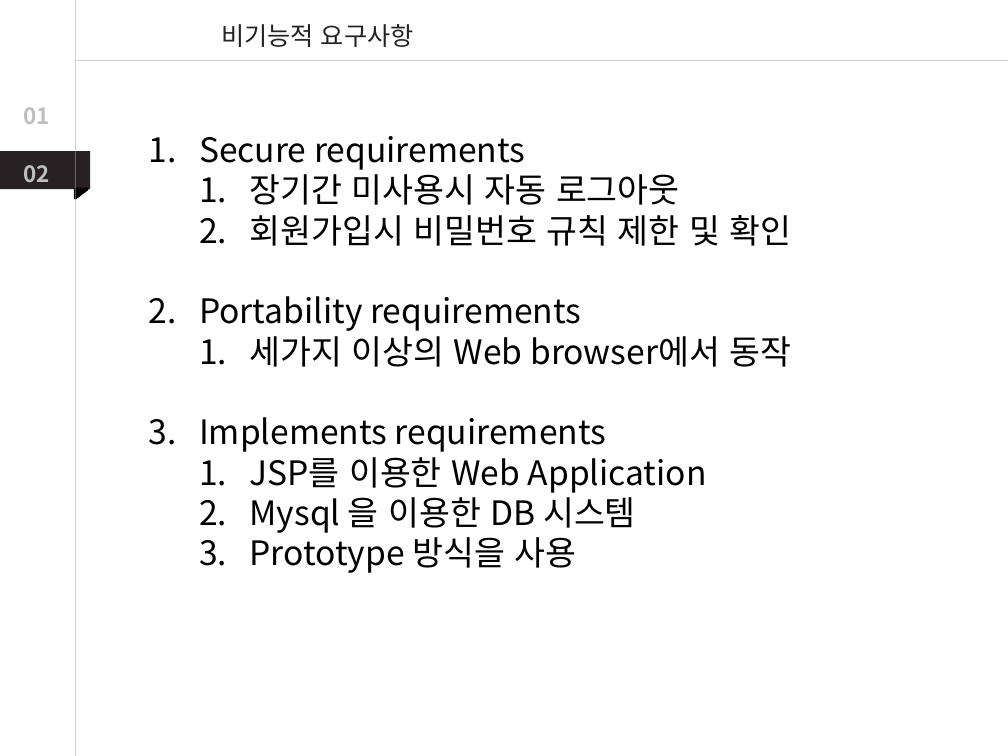
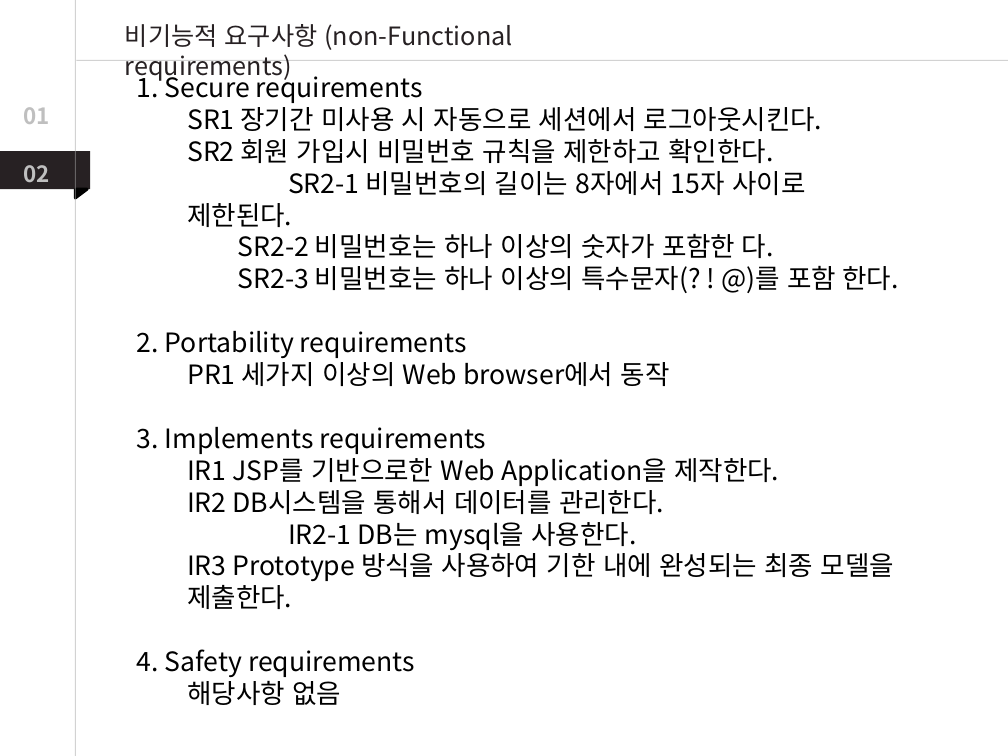
Before and after one commit to DaeunYoon/6team, a slide deck: slide 11 of 6조 발표자료.pptx. Drawn at 1008x756 pixels with LibreOffice and Linux fonts; fonts in the diff are those of the drawing. Boxes give left, top, right and bottom in pixels: in the first picture for what was removed or moved away, otherwise in the second. Text is boxed around its words. In the diff, an @@ line names an element or a change of style, - is before the commit and + after.

```diff
--- a/6조 발표자료.pptx
+++ b/6조 발표자료.pptx
@@ text at (125,24,513,50): text changed @@
-비기능적 요구사항
+비기능적 요구사항 (non-Functional requirements)
@@ text at (137,70,898,705): text changed; size 24 to 19 pt @@
-1. Secure requirements
-  1. 장기간 미사용시 자동 로그아웃
-  2. 회원가입시 비밀번호 규칙 제한 및 확인
-2. Portability requirements
-  1. 세가지 이상의 Web browser에서 동작
-3. Implements requirements
-  1. JSP를 이용한 Web Application
-  2. Mysql 을 이용한 DB 시스템
-  3. Prototype 방식을 사용
+1. Secure requirements
+  SR1 장기간 미사용 시 자동으로 세션에서 로그아웃시킨다.
+  SR2 회원 가입시 비밀번호 규칙을 제한하고 확인한다.
+  SR2-1 비밀번호의 길이는 8자에서 15자 사이로 제한된다.
+SR2-2 비밀번호는 하나 이상의 숫자가 포함한 다.
+SR2-3 비밀번호는 하나 이상의 특수문자(? ! @)를 포함 한다.
+2. Portability requirements
+  PR1 세가지 이상의 Web browser에서 동작
+3. Implements requirements
+  IR1 JSP를 기반으로한 Web Application을 제작한다.
+  IR2 DB시스템을 통해서 데이터를 관리한다.
+  IR2-1 DB는 mysql을 사용한다.
+  IR3 Prototype 방식을 사용하여 기한 내에 완성되는 최종 모델을 제출한다.
+4. Safety requirements
+  해당사항 없음
```
Also in this commit, not shown: 2 other slides changed, 3 slides added.
